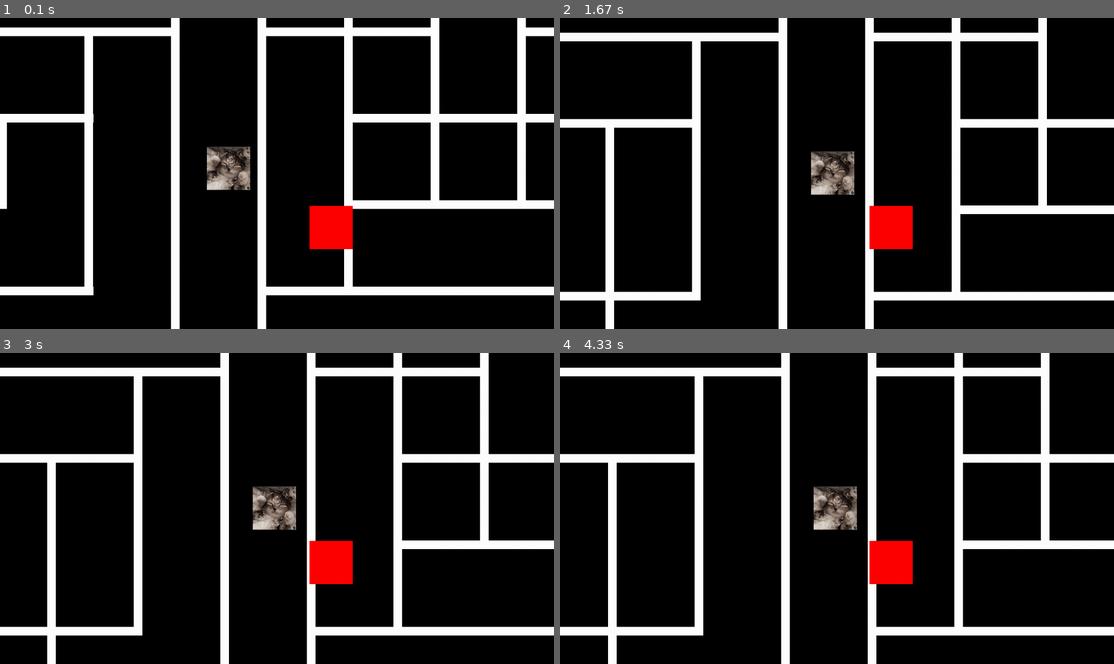
Above: before the commit, frames 1-4 (two rows, left to right).
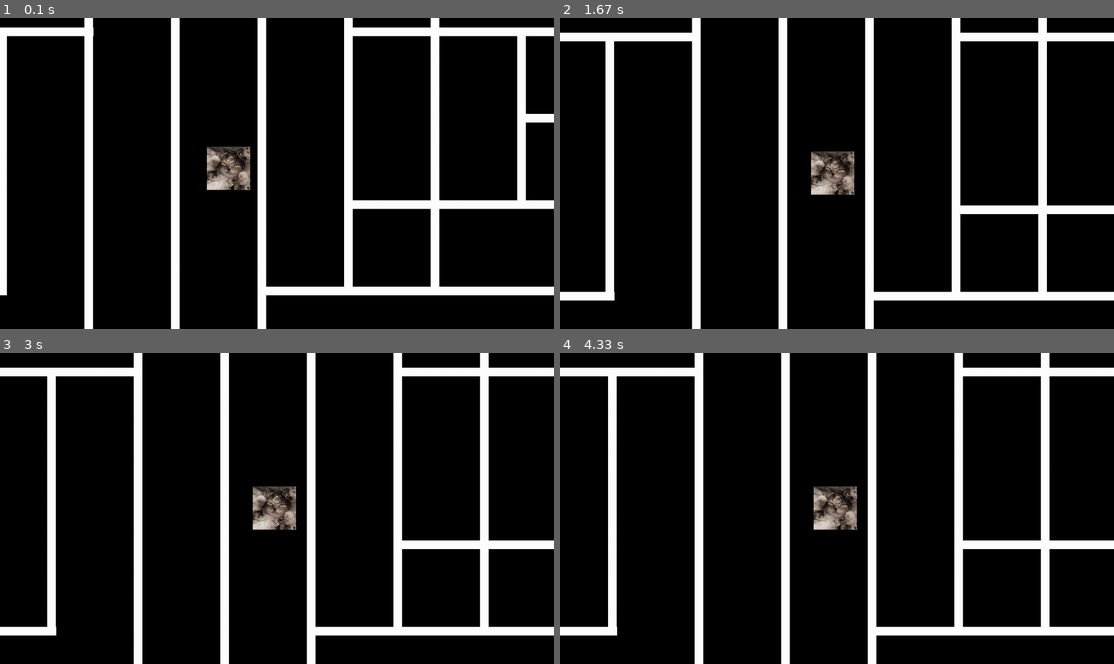
Above: after the commit, the same moments.

Repository: femboyv/laby
Game: pygame game, started from main.py
Same seed, same stepped clock (60 frames per second), same inputs: the game is played once before the commit and once after it.
Inputs:
- Up to frame 1 (0.1 s): no input
- Up to frame 2 (1.67 s): no input
- Up to frame 3 (3 s): no input
- Up to frame 4 (4.33 s): no input

The runs differ from the first frame. In frame 1, 5.3% of the frame differs, in the area x 0-95%, y 0-100%; in frame 2, 5.4%; in frame 3, 5.4%, in the area x 0-100%, y 0-100%; in frame 4, 5.4%.

Commit message:
modified:   main.py 	modified:   test.py

Diff:
--- a/main.py
+++ b/main.py
@@ -205,6 +205,12 @@
     "k": (1,),
 }
 
+
+def get_walls_by_letter(letter: str) -> tuple:
+
+    return letter_to_walls[letter]
+
+
 tile_size = 200
 wall_width = 20
 map_tile_height = 50
@@ -233,61 +239,101 @@
 
 
 wall_map = generate_map()
-print(wall_map)
+
 wall_map = [
-    ((0, 0), ("i", (1, 3))),
-    ((0, 2), ("_", (0, 2))),
-    ((0, 2), ("_", (0, 2))),
-    ((0, 4), ("_", (0, 2))),
-    ((0, 4), ("_", (0, 2))),
-    ((0, 6), ("_", (0, 2))),
-    ((0, 6), ("_", (0, 2))),
-    ((0, 8), ("_", (0, 2))),
-    ((0, 8), ("_", (0, 2))),
-    ((1, 1), ("k", (1,))),
-    ((1, 1), ("_", (0, 2))),
-    ((1, 3), ("_", (0, 2))),
-    ((1, 3), ("_", (0, 2))),
-    ((1, 5), ("_", (0, 2))),
-    ((1, 5), ("k", (1,))),
-    ((1, 7), ("_", (0, 2))),
-    ((1, 7), ("_", (0, 2))),
-    ((1, 9), ("i", (1, 3))),
-    ((2, 0), ("i", (1, 3))),
-    ((2, 2), ("m", (0, 1))),
-    ((2, 2), ("_", (0, 2))),
-    ((2, 4), ("_", (0, 2))),
-    ((2, 4), ("_", (0, 2))),
-    ((2, 6), ("i", (1, 3))),
-    ((2, 6), ("m", (0, 1))),
-    ((2, 8), ("_", (0, 2))),
-    ((2, 8), ("h", (3,))),
-    ((3, 1), ("i", (1, 3))),
-    ((3, 1), ("k", (1,))),
-    ((3, 3), ("_", (0, 2))),
-    ((3, 3), ("_", (0, 2))),
-    ((3, 5), ("l", (0, 3))),
-    ((3, 5), ("i", (1, 3))),
-    ((3, 7), ("i", (1, 3))),
-    ((3, 7), ("_", (0, 2))),
-    ((3, 9), ("o", (2, 3))),
+    ((0, 0), "i"),
+    ((0, 1), "m"),
+    ((0, 2), "_"),
+    ((0, 3), "_"),
+    ((0, 4), "_"),
+    ((0, 5), "_"),
+    ((0, 6), "_"),
+    ((0, 7), "_"),
+    ((0, 8), "_"),
+    ((0, 9), "_"),
+    ((0, 10), "_"),
+    ((0, 11), "u"),
+    ((0, 12), "_"),
+    ((0, 13), "_"),
+    ((0, 14), "_"),
+    ((0, 15), "_"),
+    ((0, 16), "_"),
+    ((0, 17), "l"),
+    ((1, 0), "i"),
+    ((1, 1), "k"),
+    ((1, 2), "_"),
+    ((1, 3), "_"),
+    ((1, 4), "_"),
+    ((1, 5), "_"),
+    ((1, 6), "_"),
+    ((1, 7), "_"),
+    ((1, 8), "_"),
+    ((1, 9), "_"),
+    ((1, 10), "_"),
+    ((1, 11), "k"),
+    ((1, 12), "_"),
+    ((1, 13), "_"),
+    ((1, 14), "_"),
+    ((1, 15), "_"),
+    ((1, 16), "l"),
+    ((1, 17), "i"),
+    ((2, 0), "i"),
+    ((2, 1), "i"),
+    ((2, 2), "m"),
+    ((2, 3), "_"),
+    ((2, 4), "_"),
+    ((2, 5), "_"),
+    ((2, 6), "_"),
+    ((2, 7), "_"),
+    ((2, 8), "_"),
+    ((2, 9), "l"),
+    ((2, 10), "i"),
+    ((2, 11), "i"),
+    ((2, 12), "m"),
+    ((2, 13), "_"),
+    ((2, 14), "_"),
+    ((2, 15), "_"),
+    ((2, 16), "h"),
+    ((2, 17), "i"),
+    ((3, 0), "i"),
+    ((3, 1), "s"),
+    ((3, 2), "h"),
+    ((3, 3), "_"),
+    ((3, 4), "_"),
+    ((3, 5), "_"),
+    ((3, 6), "_"),
+    ((3, 7), "_"),
+    ((3, 8), "l"),
+    ((3, 9), "i"),
+    ((3, 10), "i"),
+    ((3, 11), "i"),
+    ((3, 12), "i"),
+    ((3, 13), "d"),
+    ((3, 14), "_"),
+    ((3, 15), "_"),
+    ((3, 16), "o"),
+    ((3, 17), "i"),
 ]
 
 
-def get_walls_by_position(tile_position: tuple):
+def get_murs_of_coordinate(tile_position: tuple):
+
     global number_of_tile_rendered
-    letter = get_tile_by_position(tile_position)
-    walls_of_tile = []
-
-    wall_to_draw = letter[1]
+    letter = get_tile_by_coordinate(tile_position)
+
+    murs_of_tile = []
+
+    walls_to_draw = get_walls_by_letter(letter)
 
     number_of_tile_rendered += 1
-    for wall in wall_to_draw:
-        walls_of_tile.append(get_walls_by_letter(tile_position, wall))
-    return walls_of_tile
-
-
-def get_walls_by_letter(tile_position: tuple, orientation: int):
+
+    for wall in walls_to_draw:
+
+        murs_of_tile.append(get_mur_from_wall(tile_position, wall))
+    return murs_of_tile
+
+
+def get_mur_from_wall(tile_position: tuple, orientation: int):
 
     match orientation:  # 0 is up and it's going counterclockwise (i think)
         case 0:
@@ -322,9 +368,10 @@
     return rect_to_draw
 
 
-def get_tile_by_position(position: tuple):
-    position_in_map = int(position[0] * position[1] / 2)
-    tile = wall_map[position_in_map][1]
+def get_tile_by_coordinate(coordinate: tuple):
+    coordinate_in_map = int(coordinate[0] * coordinate[1] / 2)
+    tile = wall_map[coordinate_in_map][1]
+
     return tile
 
 
@@ -337,8 +384,8 @@
     return all_point
 
 
-tile_width_of_screen = math.ceil(screen.get_width() / tile_size) + 1
-tile_height_of_screen = math.ceil(screen.get_height() / tile_size) + 1
+width_of_screen_in_tile = math.ceil(screen.get_width() / tile_size) + 1
+height_of_screen_in_tile = math.ceil(screen.get_height() / tile_size) + 1
 
 
 def get_tiles_at_screen():
@@ -347,8 +394,8 @@
     return get_all_point_in_rect(
         (x_of_display_in_tile, y_of_display_in_tile),
         (
-            tile_width_of_screen + x_of_display_in_tile,
-            tile_height_of_screen + y_of_display_in_tile,
+            width_of_screen_in_tile + x_of_display_in_tile,
+            height_of_screen_in_tile + y_of_display_in_tile,
         ),
     )
 
@@ -366,15 +413,14 @@
     wall_map[position_in_map] = (position, tile)
 
 
-walls_rendered = []
+murs_rendered = []
 
 
 def collide_with_wall(
     collide_box: pygame.Rect = player.collide_box,
-    rects_to_collide_with: list = walls_rendered,
+    rects_to_collide_with: list = murs_rendered,
 ):
 
-    print(player.collide_box, walls_rendered)
     if collide_box.collidelist(rects_to_collide_with) == -1:
         return False
     else:
@@ -399,18 +445,19 @@
 
 while running:
 
-    walls_rendered = []
+    murs_rendered = []
 
     number_of_tile_rendered = 0
 
     tiles_at_screen = get_tiles_at_screen()
 
     for tile_position in tiles_at_screen:
-        walls_rendered += get_walls_by_position(
+
+        murs_rendered += get_murs_of_coordinate(
             tile_position
         )  # += used to merge the two lists insted of adding a list in a list with append
 
-    draw_all_wall(walls_rendered)
+    draw_all_wall(murs_rendered)
 
     if number_of_tile_rendered != tiles_at_screen.__len__():
         raise ValueError(
@@ -452,7 +499,7 @@
             + closest_to(player.speed.x, player.max_speed, -player.max_speed)
         )
 
-        if player.collide_box.collidelist(walls_rendered) == -1:
+        if player.collide_box.collidelist(murs_rendered) == -1:
             player.x += player.speed.x
         else:
             player.speed.x = 0
@@ -470,18 +517,11 @@
             + closest_to(player.speed.x, player.max_speed, -player.max_speed)
         )
 
-        if player.collide_box.collidelist(walls_rendered) == -1:
+        if player.collide_box.collidelist(murs_rendered) == -1:
             player.y += player.speed.y
         else:
             player.speed.y = 0
 
-    print(
-        player.speed,
-        closest_to(player.speed.x, player.max_speed, -player.max_speed),
-        # player.collide_box.collidelist(walls_rendered),
-        pygame.draw.rect(screen, "red", player.collide_box),
-    )
-
     pygame.display.flip()
     screen.fill("black")
     clock.tick_busy_loop(max_fps)
--- a/test.py
+++ b/test.py
@@ -21,19 +21,133 @@
 
 
 def letter_to_all_data(letter: str):
-    return (letter, letter_to_walls[letter])
+    return letter
 
 
 output = []
 world_width = 18
-
-for i, letter in enumerate("i________k____k__iim___im_hik__lii_o"):
+"i________k____k__iim___im_hik__lii_o"
+for i, letter in enumerate(
+    "im_________u_____lik_________k____liiim______liim___hiish_____liiiid__oi"
+):
     print()
     output.append(
         (
-            (math.floor(i / (world_width / 2)), int(i % (world_width / 2) + i % 2)),
+            (math.floor(i / (world_width)), i % 18),
             letter_to_all_data(letter),
         )
     )
 
 print(output)
+
+# ((0, 0), ("i", (1, 3))),
+# ((0, 2), ("_", (0, 2))),
+# ((0, 2), ("_", (0, 2))),
+# ((0, 4), ("_", (0, 2))),
+# ((0, 4), ("_", (0, 2))),
+# ((0, 6), ("_", (0, 2))),
+# ((0, 6), ("_", (0, 2))),
+# ((0, 8), ("_", (0, 2))),
+# ((0, 8), ("_", (0, 2))),
+# ((1, 1), ("k", (1,))),
+# ((1, 1), ("_", (0, 2))),
+# ((1, 3), ("_", (0, 2))),
+# ((1, 3), ("_", (0, 2))),
+# ((1, 5), ("_", (0, 2))),
+# ((1, 5), ("k", (1,))),
+# ((1, 7), ("_", (0, 2))),
+# ((1, 7), ("_", (0, 2))),
+# ((1, 9), ("i", (1, 3))),
+# ((2, 0), ("i", (1, 3))),
+# ((2, 2), ("m", (0, 1))),
+# ((2, 2), ("_", (0, 2))),
+# ((2, 4), ("_", (0, 2))),
+# ((2, 4), ("_", (0, 2))),
+# ((2, 6), ("i", (1, 3))),
+# ((2, 6), ("m", (0, 1))),
+# ((2, 8), ("_", (0, 2))),
+# ((2, 8), ("h", (3,))),
+# ((3, 1), ("i", (1, 3))),
+# ((3, 1), ("k", (1,))),
+# ((3, 3), ("_", (0, 2))),
+# ((3, 3), ("_", (0, 2))),
+# ((3, 5), ("l", (0, 3))),
+# ((3, 5), ("i", (1, 3))),
+# ((3, 7), ("i", (1, 3))),
+# ((3, 7), ("_", (0, 2))),
+# ((3, 9), ("o", (2, 3))),
+
+map = [
+    ((0, 0), "i"),
+    ((0, 1), "m"),
+    ((0, 2), "_"),
+    ((0, 3), "_"),
+    ((0, 4), "_"),
+    ((0, 5), "_"),
+    ((0, 6), "_"),
+    ((0, 7), "_"),
+    ((0, 8), "_"),
+    ((0, 9), "_"),
+    ((0, 10), "_"),
+    ((0, 11), "u"),
+    ((0, 12), "_"),
+    ((0, 13), "_"),
+    ((0, 14), "_"),
+    ((0, 15), "_"),
+    ((0, 16), "_"),
+    ((0, 17), "l"),
+    ((1, 0), "i"),
+    ((1, 1), "k"),
+    ((1, 2), "_"),
+    ((1, 3), "_"),
+    ((1, 4), "_"),
+    ((1, 5), "_"),
+    ((1, 6), "_"),
+    ((1, 7), "_"),
+    ((1, 8), "_"),
+    ((1, 9), "_"),
+    ((1, 10), "_"),
+    ((1, 11), "k"),
+    ((1, 12), "_"),
+    ((1, 13), "_"),
+    ((1, 14), "_"),
+    ((1, 15), "_"),
+    ((1, 16), "l"),
+    ((1, 17), "i"),
+    ((2, 0), "i"),
+    ((2, 1), "i"),
+    ((2, 2), "m"),
+    ((2, 3), "_"),
+    ((2, 4), "_"),
+    ((2, 5), "_"),
+    ((2, 6), "_"),
+    ((2, 7), "_"),
+    ((2, 8), "_"),
+    ((2, 9), "l"),
+    ((2, 10), "i"),
+    ((2, 11), "i"),
+    ((2, 12), "m"),
+    ((2, 13), "_"),
+    ((2, 14), "_"),
+    ((2, 15), "_"),
+    ((2, 16), "h"),
+    ((2, 17), "i"),
+    ((3, 0), "i"),
+    ((3, 1), "s"),
+    ((3, 2), "h"),
+    ((3, 3), "_"),
+    ((3, 4), "_"),
+    ((3, 5), "_"),
+    ((3, 6), "_"),
+    ((3, 7), "_"),
+    ((3, 8), "l"),
+    ((3, 9), "i"),
+    ((3, 10), "i"),
+    ((3, 11), "i"),
+    ((3, 12), "i"),
+    ((3, 13), "d"),
+    ((3, 14), "_"),
+    ((3, 15), "_"),
+    ((3, 16), "o"),
+    ((3, 17), "i"),
+]
